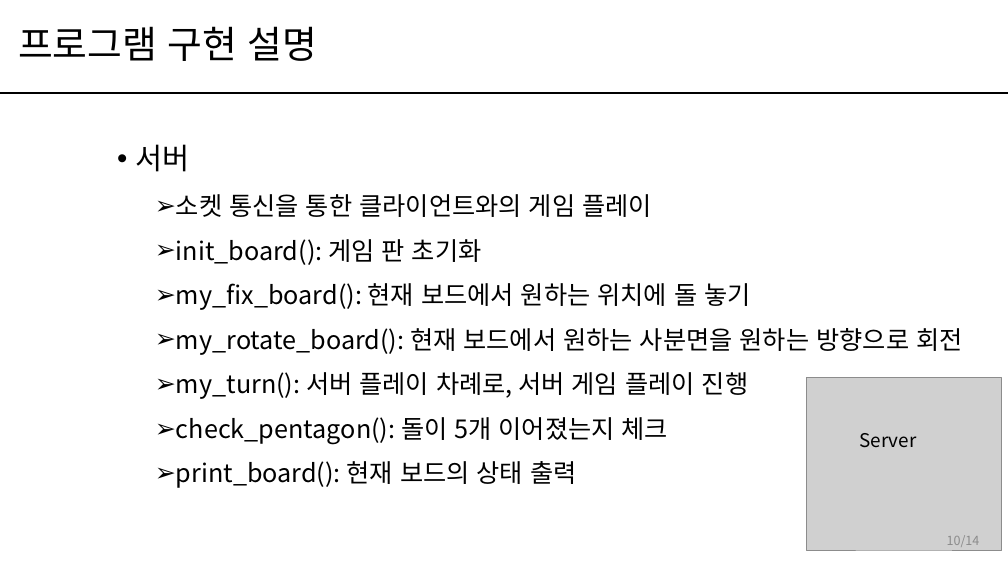
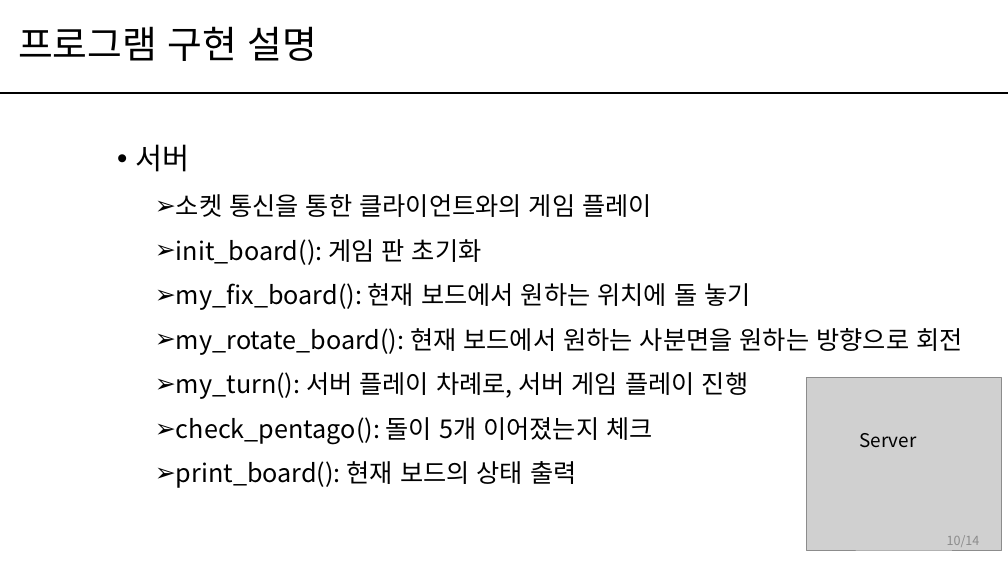
Before and after one commit to ckdgus0505/Penta-Go, a slide deck: slide 10 of 문서산출물/발표자료/[PG]프로젝트발표자료_준식쓰와형님들.pptx. Drawn at 1008x567 pixels with LibreOffice and Linux fonts; fonts in the diff are those of the drawing; grey boxes stand for pictures. Boxes give left, top, right and bottom in pixels: in the first picture for what was removed or moved away, otherwise in the second. Text is boxed around its words. In the diff, an @@ line names an element or a change of style, - is before the commit and + after.

```diff
--- a/문서산출물/발표자료/[PG]프로젝트발표자료_준식쓰와형님들.pptx
+++ b/문서산출물/발표자료/[PG]프로젝트발표자료_준식쓰와형님들.pptx
@@ text at (176,417,652,445): text changed @@
-  ➢ check_pentagon(): 돌이 5개 이어졌는지 체크
+  ➢ check_pentago(): 돌이 5개 이어졌는지 체크
```
Also in this commit, not shown: 2 other slides changed, 3 other files.
